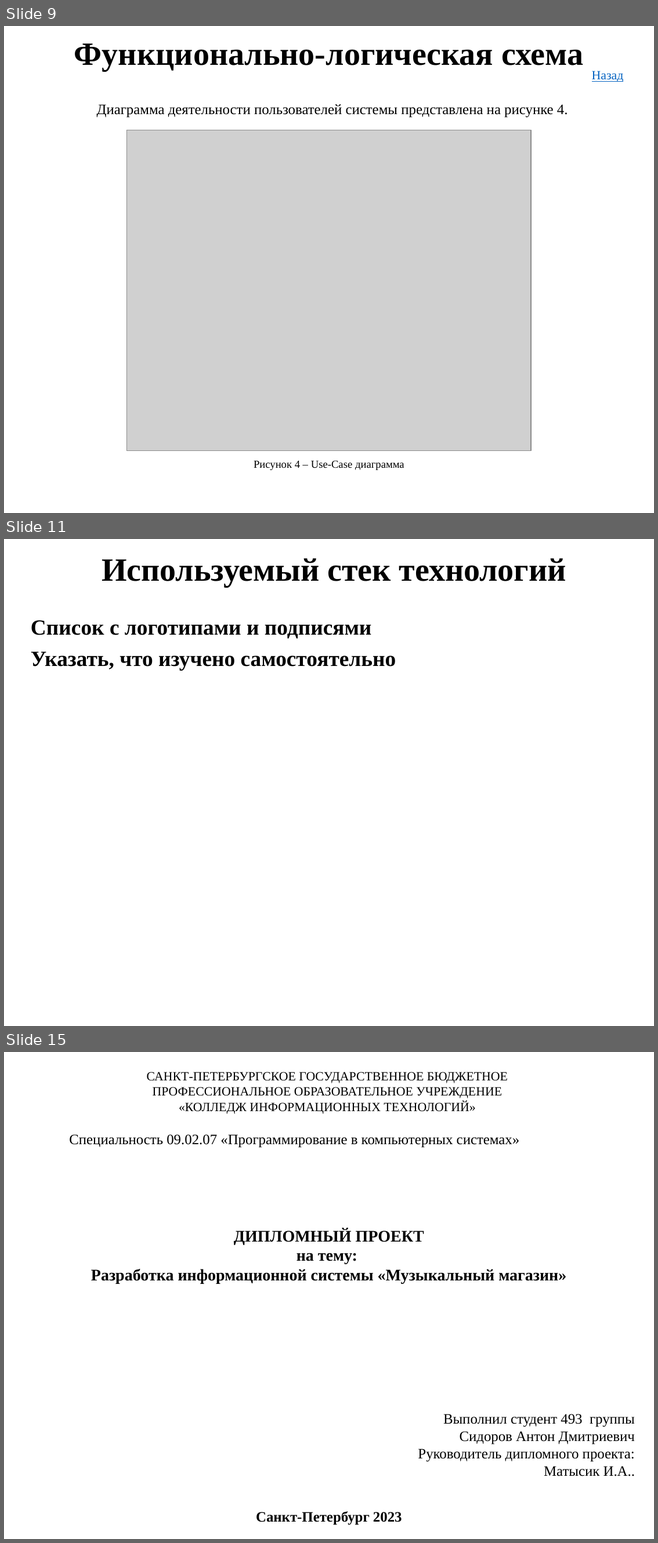
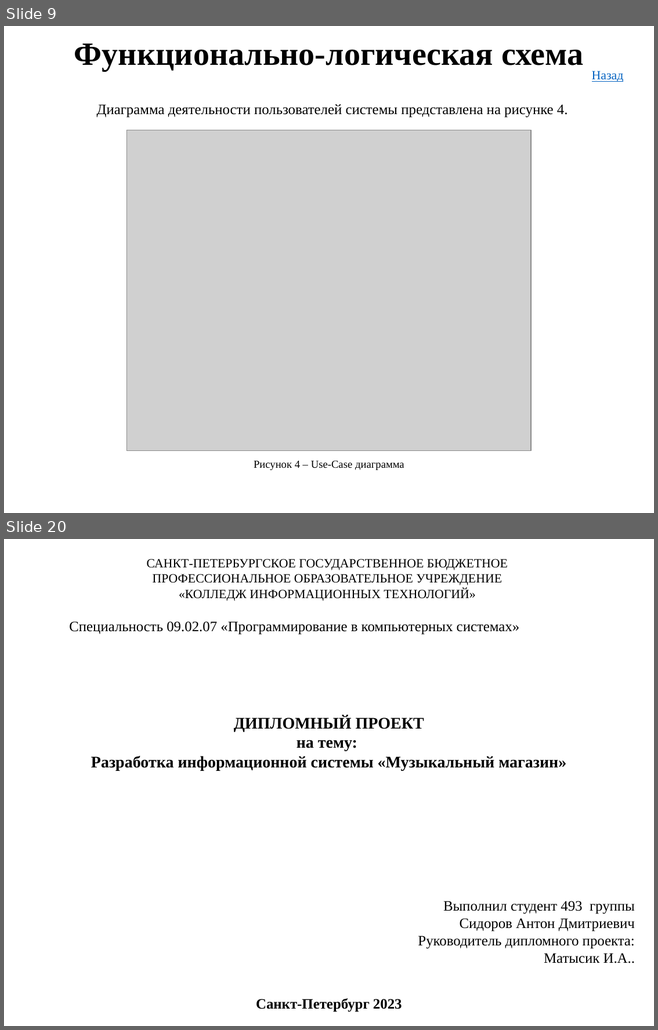
Before and after one commit to AntonSidorov1/DiplomProject, a slide deck: сидоров антон дмитриевич, Группа 493 - Презентация.pptx. Shown one above the other, each under a label of ours: slides 9, 11 and 15 before the commit, slides 9 and 20 after it; the slides between them are not shown. The pictures are 658x1543 and 658x1030 pixels, drawn with LibreOffice and Linux fonts; fonts in the diff are those of the drawing; grey boxes stand for pictures. Boxes give left, top, right and bottom in pixels: in the first picture for what was removed or moved away, otherwise in the second. Text is boxed around its words. In the diff, an @@ line names an element or a change of style, - is before the commit and + after.

```diff
--- a/сидоров антон дмитриевич, Группа 493 - Презентация.pptx
+++ b/сидоров антон дмитриевич, Группа 493 - Презентация.pptx
@@ slide 11 removed at (x1=4, y1=539, x2=654, y2=1026), background #FFFFFF @@
@@ text removed at (x1=101, y1=558, x2=566, y2=587) @@
-Используемый стек технологий
@@ text removed at (x1=31, y1=620, x2=396, y2=670) @@
-Список с логотипами и подписями
-Указать, что изучено самостоятельно
@@ what was slide 15 is now slide 20 @@
```
Also in this commit, not shown: 1 slide changed, 10 slides added, 4 other slides removed, 31 other files.
